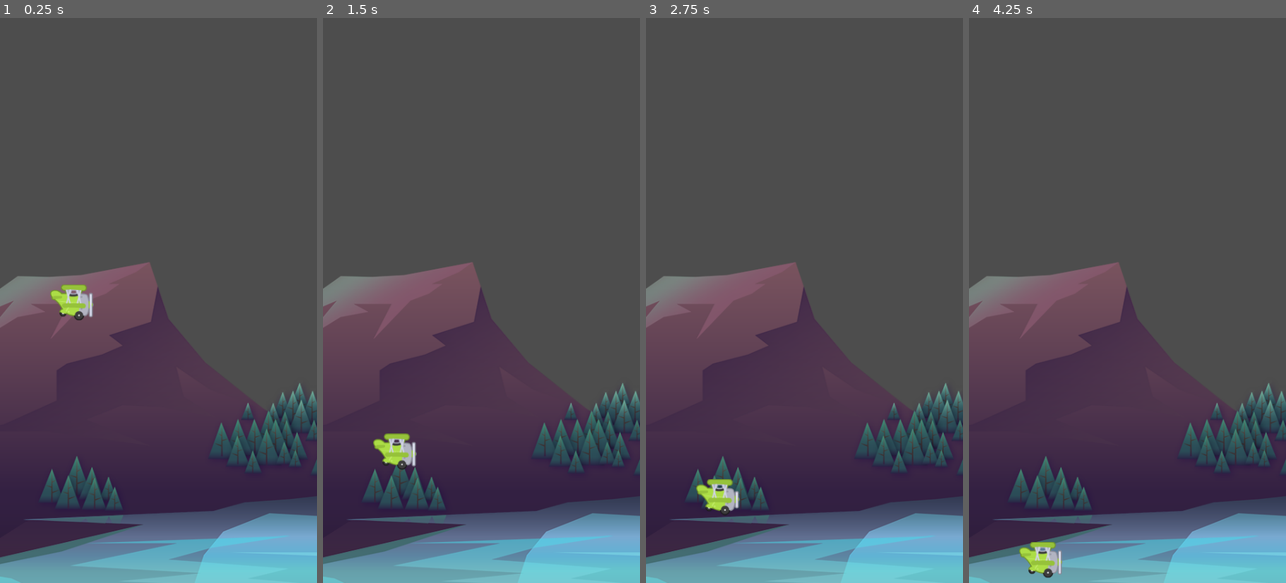
Above: before the commit, frames 1-4 (left to right).
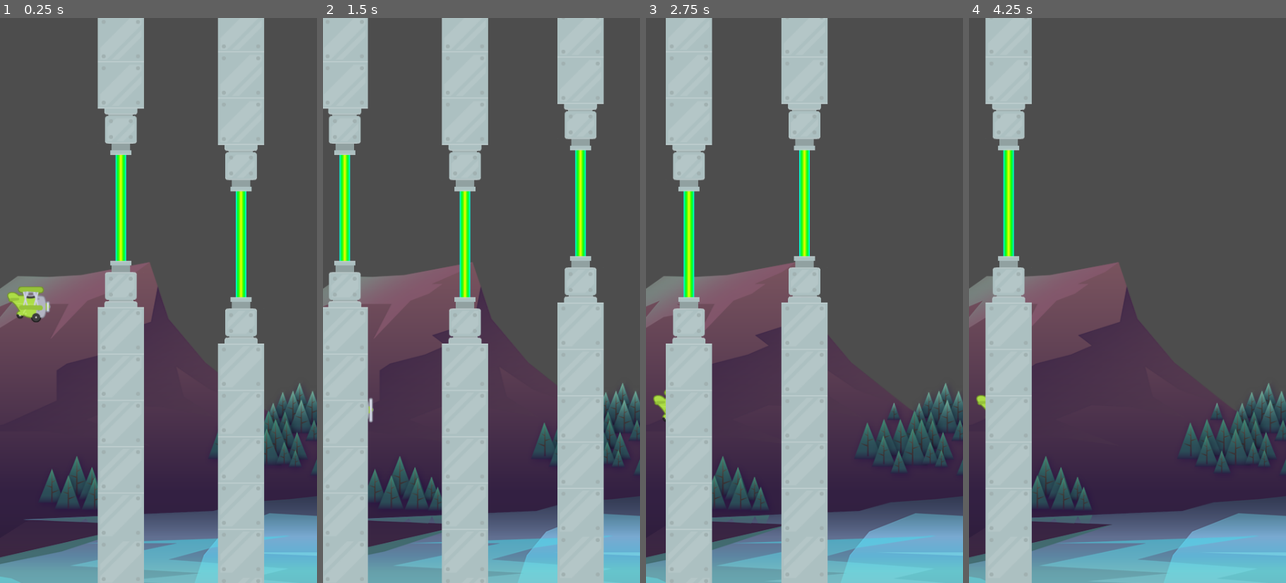
Above: after the commit, the same moments.

Repository: bluewind109/Tappy
Game: Godot game, scene res://scenes/game/game.tscn
The game is run twice, just before and just after one commit, with the same random seed, the same clock (stepped at 60 frames per second) and the same inputs.
Inputs:
- Up to frame 1 (0.25 s): no input
- Up to frame 2 (1.5 s): tap Space (fly) at 0.6, 1.35 s
- Up to frame 3 (2.75 s): tap Space (fly) at 2.1 s
- Up to frame 4 (4.25 s): tap Space (fly) at 2.85, 3.6 s

The runs differ from the first frame. In frame 1, 25% of the frame differs, in the area x 2-84%, y 0-100%; in frame 2, 36%, in the area x 0-89%, y 0-100%; in frame 3, 24%; in frame 4, 12%.

Commit message:
Implement Pipes scene

Diff:
--- a/scenes/game/game.tscn
+++ b/scenes/game/game.tscn
@@ -1,8 +1,9 @@
-[gd_scene load_steps=4 format=3 uid="uid://dv6n1ksy3ldpk"]
+[gd_scene load_steps=5 format=3 uid="uid://dv6n1ksy3ldpk"]
 
 [ext_resource type="Texture2D" uid="uid://d1xu8ett2g2cx" path="res://assets/background/rocks_2.png" id="1_pb0xt"]
 [ext_resource type="PackedScene" uid="uid://csp8vb4ldqwbx" path="res://scenes/plane/plane.tscn" id="2_uhxhr"]
 [ext_resource type="PackedScene" uid="uid://cg27dfsaaoxxo" path="res://scenes/barrier/barrier.tscn" id="3_h1ad2"]
+[ext_resource type="PackedScene" uid="uid://d31l82qfuhi3g" path="res://scenes/pipes/pipes.tscn" id="4_6ihha"]
 
 [node name="Game" type="Node2D"]
 
@@ -11,10 +12,19 @@
 texture = ExtResource("1_pb0xt")
 
 [node name="Plane" parent="." instance=ExtResource("2_uhxhr")]
-position = Vector2(109, 380)
+position = Vector2(44, 383)
 
 [node name="Barrier" parent="." instance=ExtResource("3_h1ad2")]
 position = Vector2(-1, 854)
 
 [node name="Barrier2" parent="." instance=ExtResource("3_h1ad2")]
 position = Vector2(-2, -1)
+
+[node name="Pipes" parent="." instance=ExtResource("4_6ihha")]
+position = Vector2(213, 287)
+
+[node name="Pipes2" parent="." instance=ExtResource("4_6ihha")]
+position = Vector2(395, 342)
+
+[node name="Pipes3" parent="." instance=ExtResource("4_6ihha")]
+position = Vector2(570, 280)
--- /dev/null
+++ b/scenes/laser/laser.tscn
@@ -0,0 +1,16 @@
+[gd_scene load_steps=3 format=3 uid="uid://bvvjo3o52fs4v"]
+
+[ext_resource type="Texture2D" uid="uid://dh8v1lk53trs0" path="res://assets/pipes/laser2.png" id="1_ew23q"]
+
+[sub_resource type="RectangleShape2D" id="RectangleShape2D_ma7ms"]
+size = Vector2(3, 192)
+
+[node name="Laser" type="Area2D"]
+
+[node name="Sprite2D" type="Sprite2D" parent="."]
+scale = Vector2(1, 8)
+texture = ExtResource("1_ew23q")
+
+[node name="CollisionShape2D" type="CollisionShape2D" parent="."]
+position = Vector2(11.5, 0)
+shape = SubResource("RectangleShape2D_ma7ms")
--- /dev/null
+++ b/scenes/pipe/pipe.tscn
@@ -0,0 +1,17 @@
+[gd_scene load_steps=3 format=3 uid="uid://bqpeg1whpjbd1"]
+
+[ext_resource type="Texture2D" uid="uid://dsb0i8v1ayax1" path="res://assets/pipes/pipe.png" id="1_a2jdg"]
+
+[sub_resource type="RectangleShape2D" id="RectangleShape2D_i4r1y"]
+size = Vector2(70, 588)
+
+[node name="Pipe" type="Area2D"]
+
+[node name="Sprite2D" type="Sprite2D" parent="."]
+texture = ExtResource("1_a2jdg")
+centered = false
+offset = Vector2(-35, 0)
+
+[node name="CollisionShape2D" type="CollisionShape2D" parent="."]
+position = Vector2(0, 336)
+shape = SubResource("RectangleShape2D_i4r1y")
--- /dev/null
+++ b/scenes/pipes/pipes.gd
@@ -0,0 +1,21 @@
+extends Node2D
+
+
+func _ready():
+	pass
+
+func _process(delta):
+	position.x -= 120.0 * delta
+
+func _on_screen_exited():
+	queue_free()
+
+func _on_laser_body_exited(body):
+	if body.is_in_group("player") == true:
+		print("Point Scored")
+
+func _on_pipe_body_entered(body):
+	if body.is_in_group("player") == true:
+		print("Plane Hit Pipe: ", body)
+		if body.has_method("die") == true:
+			body.die()
--- /dev/null
+++ b/scenes/pipes/pipes.tscn
@@ -0,0 +1,25 @@
+[gd_scene load_steps=4 format=3 uid="uid://d31l82qfuhi3g"]
+
+[ext_resource type="PackedScene" uid="uid://bvvjo3o52fs4v" path="res://scenes/laser/laser.tscn" id="1_f0htf"]
+[ext_resource type="Script" path="res://scenes/pipes/pipes.gd" id="1_p7itx"]
+[ext_resource type="PackedScene" uid="uid://bqpeg1whpjbd1" path="res://scenes/pipe/pipe.tscn" id="2_dtkbx"]
+
+[node name="Pipes" type="Node2D"]
+script = ExtResource("1_p7itx")
+
+[node name="Laser" parent="." instance=ExtResource("1_f0htf")]
+
+[node name="Lower" parent="." instance=ExtResource("2_dtkbx")]
+position = Vector2(0, 80)
+
+[node name="Upper" parent="." instance=ExtResource("2_dtkbx")]
+position = Vector2(0, -80)
+rotation = 3.14159
+
+[node name="VisibleOnScreenNotifier2D" type="VisibleOnScreenNotifier2D" parent="."]
+position = Vector2(100, 0)
+
+[connection signal="body_exited" from="Laser" to="." method="_on_laser_body_exited"]
+[connection signal="body_entered" from="Lower" to="." method="_on_pipe_body_entered"]
+[connection signal="body_entered" from="Upper" to="." method="_on_pipe_body_entered"]
+[connection signal="screen_exited" from="VisibleOnScreenNotifier2D" to="." method="_on_screen_exited"]
--- a/scenes/plane/plane.gd
+++ b/scenes/plane/plane.gd
@@ -1,6 +1,7 @@
 extends CharacterBody2D
 
 @onready var animated_sprite_2d = $AnimatedSprite2D
+@onready var animation_player = $AnimationPlayer
 
 const GRAVITY: float = 1500.0
 const POWER: float = -500.0
@@ -14,18 +15,13 @@
 	if is_on_floor() == true:
 		die()
 
-	pass
-
 func fly(delta: float) -> void:
 	velocity.y += GRAVITY * delta
 
 	if Input.is_action_just_pressed("fly") == true:
 		velocity.y = POWER
-
-	pass
+		animation_player.play("power")
 
 func die() -> void:
 	set_physics_process(false)
 	animated_sprite_2d.stop()
-
-	pass
--- a/scenes/plane/plane.tscn
+++ b/scenes/plane/plane.tscn
@@ -35,7 +35,44 @@
 [sub_resource type="CircleShape2D" id="CircleShape2D_wastw"]
 radius = 25.0
 
-[node name="Plane" type="CharacterBody2D"]
+[sub_resource type="Animation" id="Animation_jar0m"]
+length = 0.001
+tracks/0/type = "value"
+tracks/0/imported = false
+tracks/0/enabled = true
+tracks/0/path = NodePath("AnimatedSprite2D:rotation")
+tracks/0/interp = 1
+tracks/0/loop_wrap = true
+tracks/0/keys = {
+"times": PackedFloat32Array(0),
+"transitions": PackedFloat32Array(1),
+"update": 0,
+"values": [0.0]
+}
+
+[sub_resource type="Animation" id="Animation_bb5pk"]
+resource_name = "power"
+length = 0.3
+tracks/0/type = "value"
+tracks/0/imported = false
+tracks/0/enabled = true
+tracks/0/path = NodePath("AnimatedSprite2D:rotation")
+tracks/0/interp = 1
+tracks/0/loop_wrap = true
+tracks/0/keys = {
+"times": PackedFloat32Array(0, 0.2, 0.3),
+"transitions": PackedFloat32Array(1, 1, 1),
+"update": 0,
+"values": [0.0, -0.349066, 0.0]
+}
+
+[sub_resource type="AnimationLibrary" id="AnimationLibrary_e2g2i"]
+_data = {
+"RESET": SubResource("Animation_jar0m"),
+"power": SubResource("Animation_bb5pk")
+}
+
+[node name="Plane" type="CharacterBody2D" groups=["player"]]
 script = ExtResource("1_utcy3")
 
 [node name="AnimatedSprite2D" type="AnimatedSprite2D" parent="."]
@@ -43,7 +80,12 @@
 sprite_frames = SubResource("SpriteFrames_4yl7w")
 animation = &"fly"
 autoplay = "fly"
-frame_progress = 0.696381
+frame_progress = 0.342107
 
 [node name="CollisionShape2D" type="CollisionShape2D" parent="."]
 shape = SubResource("CircleShape2D_wastw")
+
+[node name="AnimationPlayer" type="AnimationPlayer" parent="."]
+libraries = {
+"": SubResource("AnimationLibrary_e2g2i")
+}
Not shown: 1 places in scenes/plane/plane.tscn that only renumber resources
